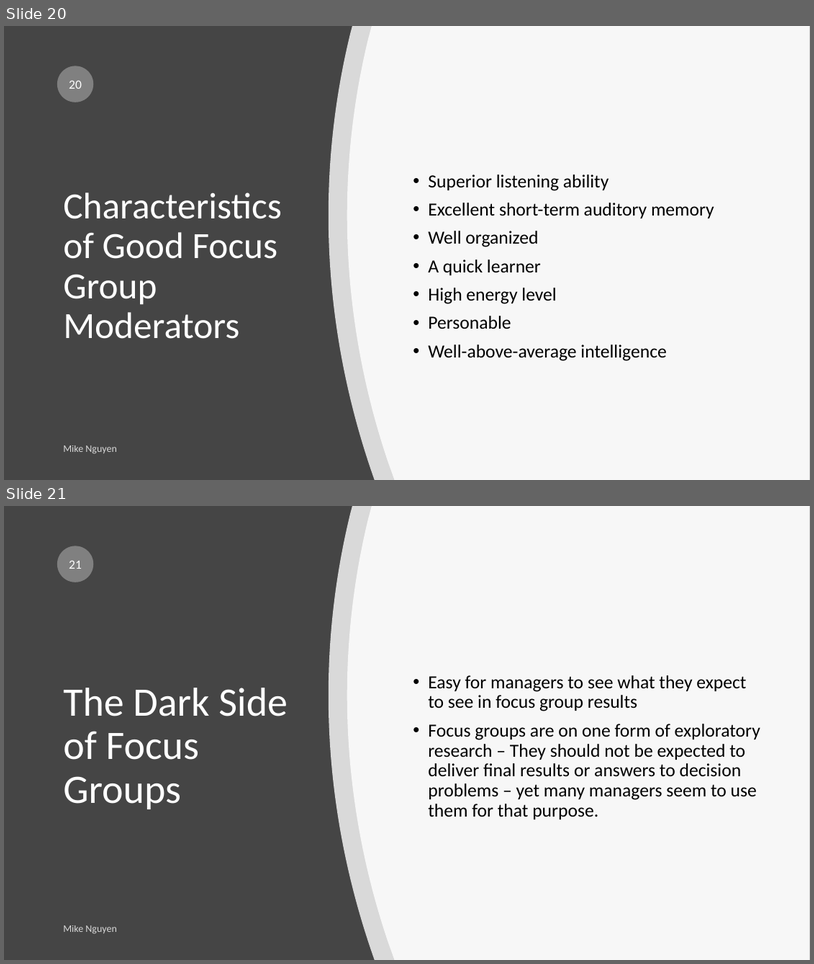
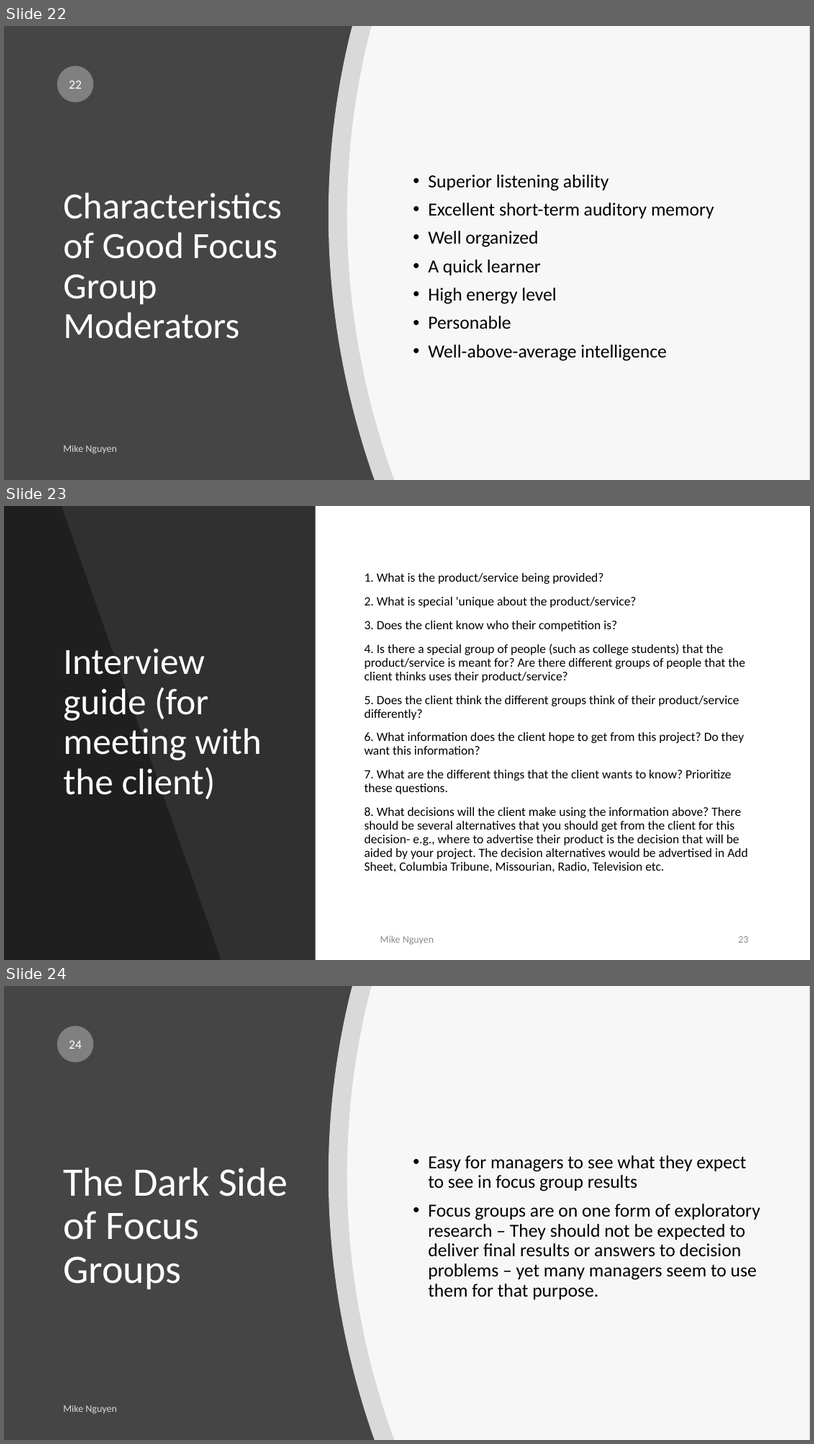
Before and after one commit to mikenguyen13/mar4050, a slide deck: lectures/2/1_Problem & Intro to Project.pptx. Shown one above the other, each under a label of ours: slides 20 and 21 before the commit, slides 22, 23 and 24 after it. The pictures are 814x964 and 814x1444 pixels, drawn with LibreOffice and Linux fonts; fonts in the diff are those of the drawing. Boxes give left, top, right and bottom in pixels: in the first picture for what was removed or moved away, otherwise in the second. Text is boxed around its words. In the diff, an @@ line names an element or a change of style, - is before the commit and + after.

```diff
--- a/lectures/2/1_Problem & Intro to Project.pptx
+++ b/lectures/2/1_Problem & Intro to Project.pptx
@@ slide 23 added at <box>4,506,810,960</box>, background #FFFFFF @@
@@ rectangle added at <box>4,506,316,960</box>, fill #000000 at 81% opacity @@
@@ freeform shape added at <box>4,506,221,960</box>, fill #000000 at 35% opacity @@
@@ text added at <box>365,573,748,872</box>, 15 pt, text #000000 @@
+1. What is the product/service being provided?
+2. What is special 'unique about the product/service?
+3. Does the client know who their competition is?
+4. Is there a special group of people (such as college students) that the product/service is meant for? Are there different groups of people that the client thinks uses their product/service?
+5. Does the client think the different groups think of their product/service differently?
+6. What information does the client hope to get from this project? Do they want this information?
+7. What are the different things that the client wants to know? Prioritize these questions.
+8. What decisions will the client make using the information above? There should be several alternatives that you should get from the client for this decision- e.g., where to advertise their product is the decision that will be aided by your project. The decision alternatives would be advertised in Add Sheet, Columbia Tribune, Missourian, Radio, Television etc.
@@ title added at <box>63,648,261,799</box>, 44 pt, text #FFFFFF @@
+Interview guide (for meeting with the client)
@@ text added at <box>381,935,434,944</box>, 12 pt, text #8C8C8C @@
+Mike Nguyen
@@ page number added at <box>738,936,748,942</box>, 12 pt, text #8C8C8C @@
+23
@@ what was slide 20 is now slide 22 @@
@@ page number at <box>69,81,82,89</box>: text changed @@
-20
+22
@@ what was slide 21 is now slide 24 @@
@@ page number at <box>69,1041,82,1049</box>: text changed @@
-21
+24
```
Also in this commit, not shown: 2 other slides added, 2 other files.
